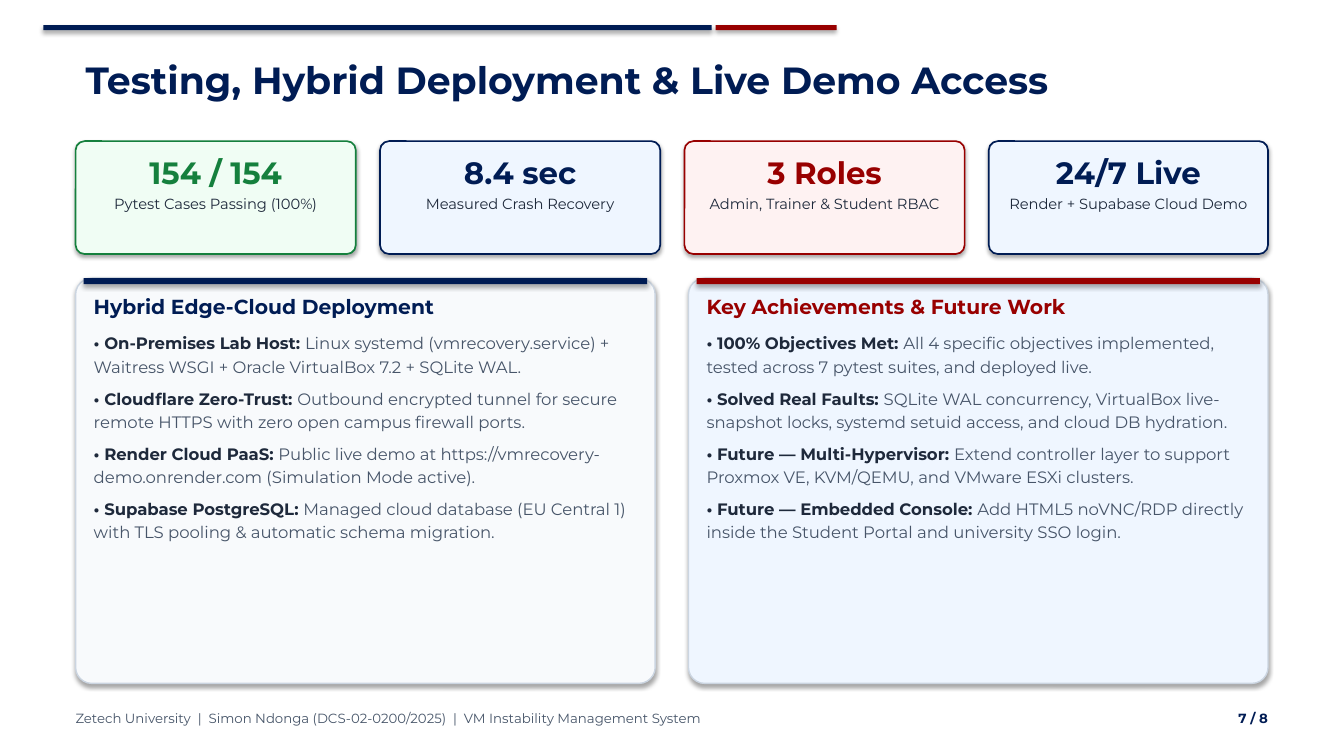
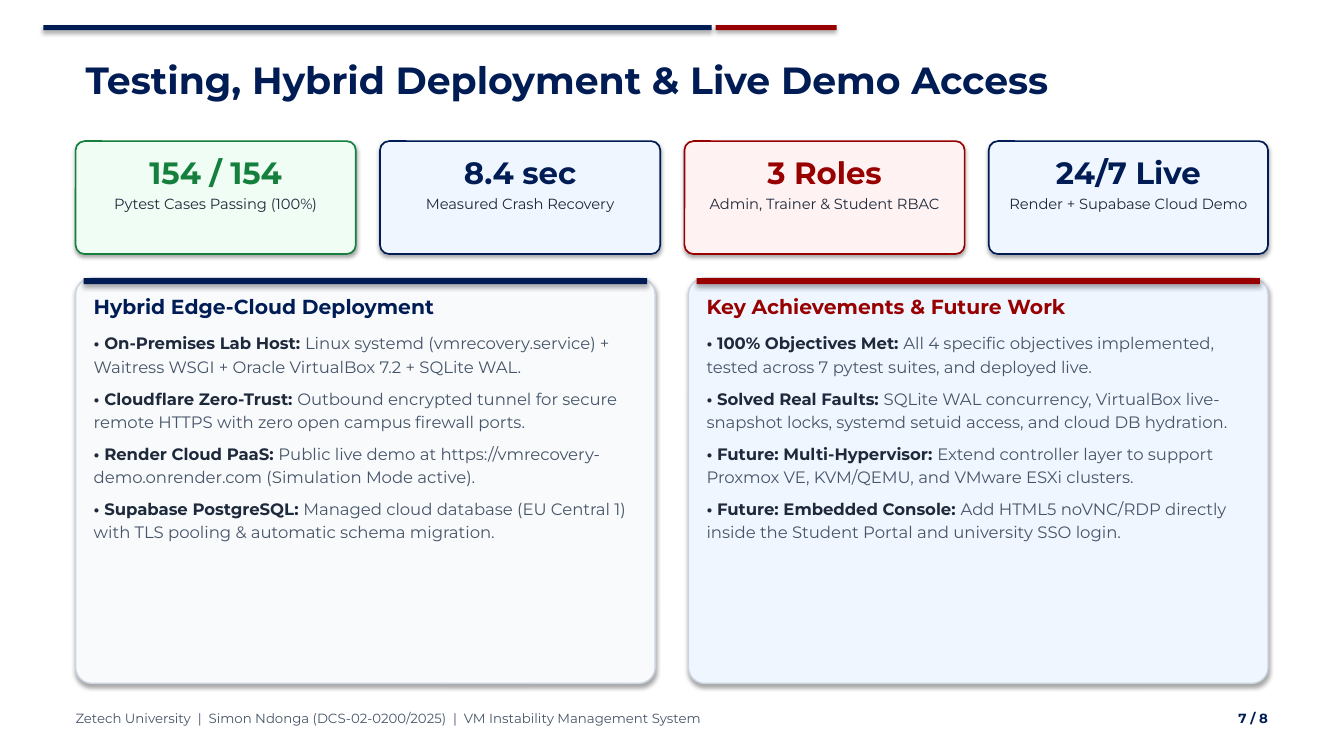
Before and after one commit to nomadspecter/vmrecovery, a slide deck: slide 7 of Milestones/Project_Presentation_8Slides_SimonNdonga.pptx. Drawn at 1344x756 pixels with LibreOffice and Linux fonts; fonts in the diff are those of the drawing. Boxes give left, top, right and bottom in pixels: in the first picture for what was removed or moved away, otherwise in the second. Text is boxed around its words. In the diff, an @@ line names an element or a change of style, - is before the commit and + after.

```diff
--- a/Milestones/Project_Presentation_8Slides_SimonNdonga.pptx
+++ b/Milestones/Project_Presentation_8Slides_SimonNdonga.pptx
@@ text at (x1=707, y1=447, x2=1226, y2=542): text changed @@
-• Future — Multi-Hypervisor: Extend controller layer to support Proxmox VE, KVM/QEMU, and VMware ESXi clusters.
-• Future — Embedded Console: Add HTML5 noVNC/RDP directly inside the Student Portal and university SSO login.
+• Future: Multi-Hypervisor: Extend controller layer to support Proxmox VE, KVM/QEMU, and VMware ESXi clusters.
+• Future: Embedded Console: Add HTML5 noVNC/RDP directly inside the Student Portal and university SSO login.
```
Also in this commit, not shown: 1 other slide changed, 11 other files.
